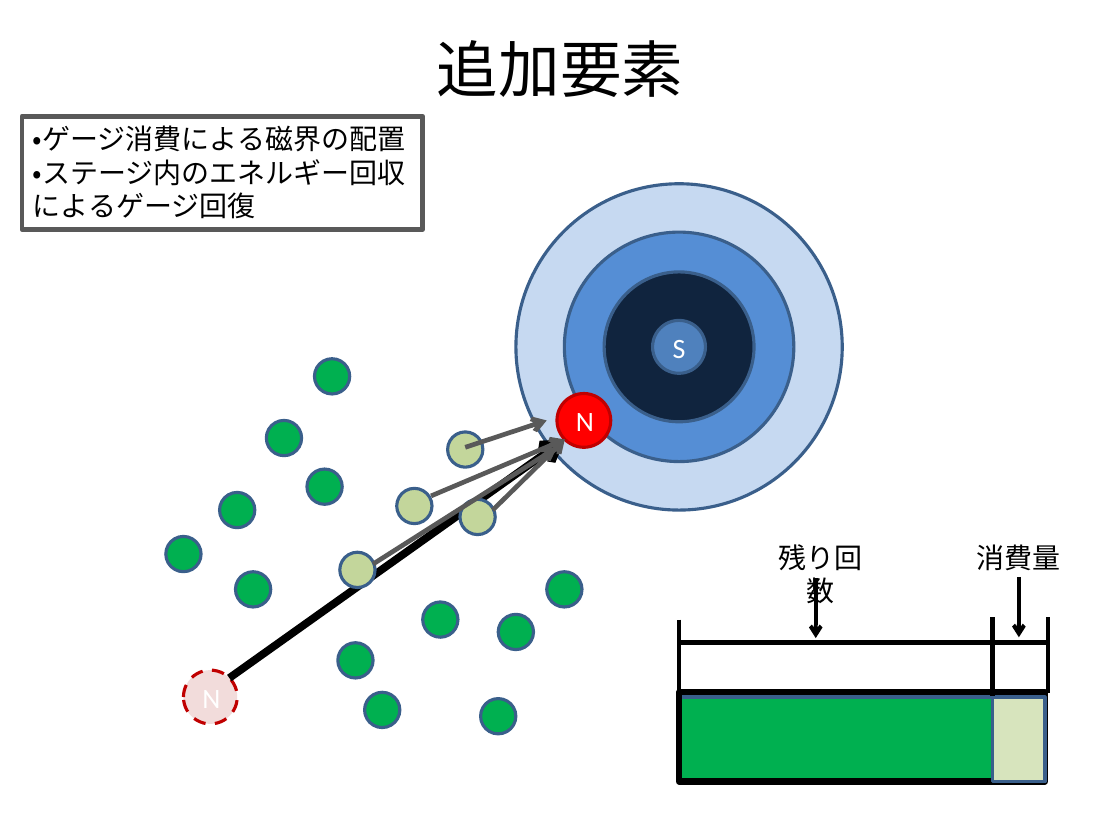
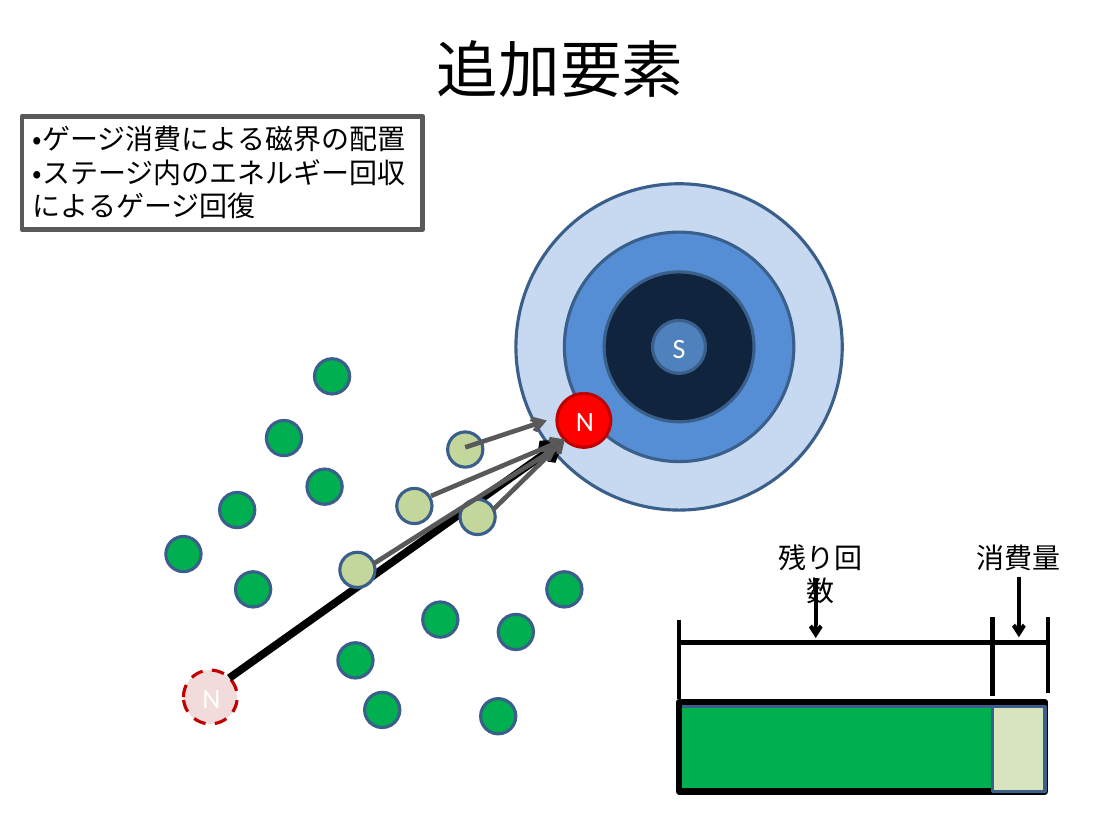
Before and after one commit to xtatrax/oldPrj-SchoolTask_BomberProject-public, a slide deck: slide 12 of Document/GamePlanning.pptx. Drawn at 1120x840 pixels with LibreOffice and Linux fonts; fonts in the diff are those of the drawing. Boxes give left, top, right and bottom in pixels: in the first picture for what was removed or moved away, otherwise in the second. Text is boxed around its words. In the diff, an @@ line names an element or a change of style, - is before the commit and + after.

Commit message:
企画書の内容を追加＆修正

```diff
--- a/Document/GamePlanning.pptx
+++ b/Document/GamePlanning.pptx
@@ 3 rectangles moved together from (x1=679, y1=692, x2=1045, y2=782) to (x1=679, y1=702, x2=1045, y2=792) @@
```
Also in this commit, not shown: 2 other slides changed, 3 slides added.
